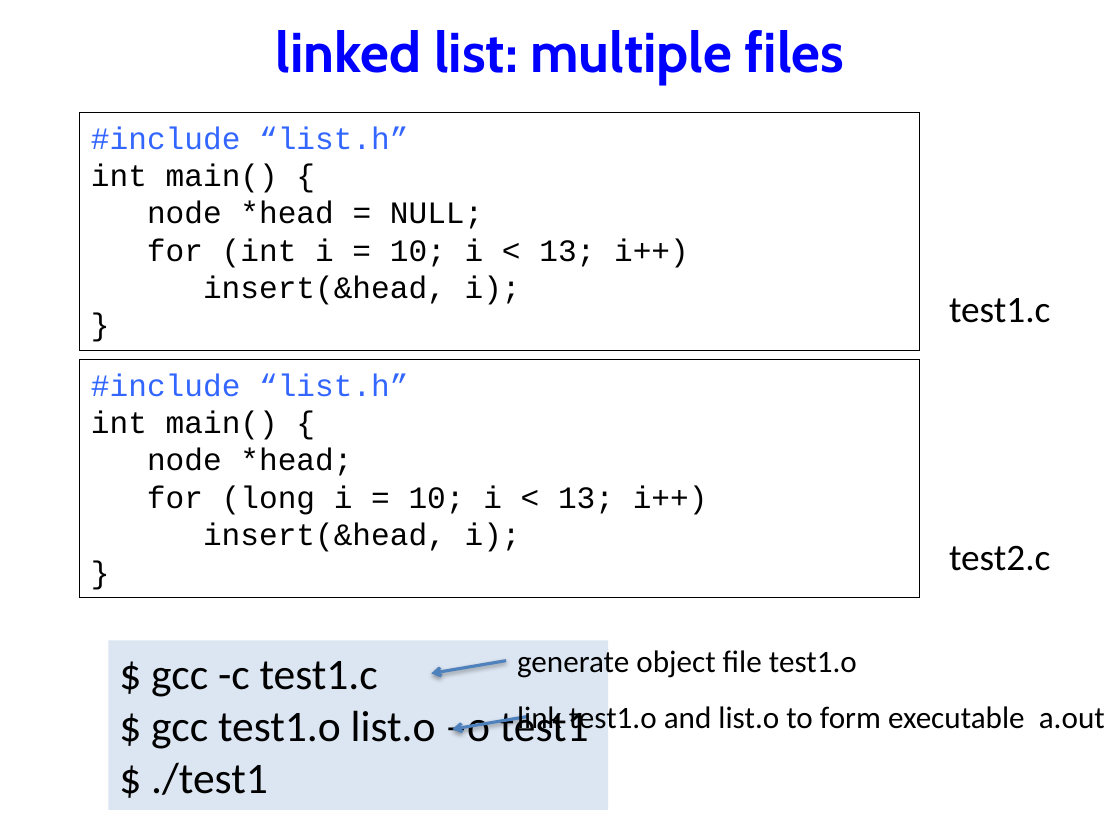
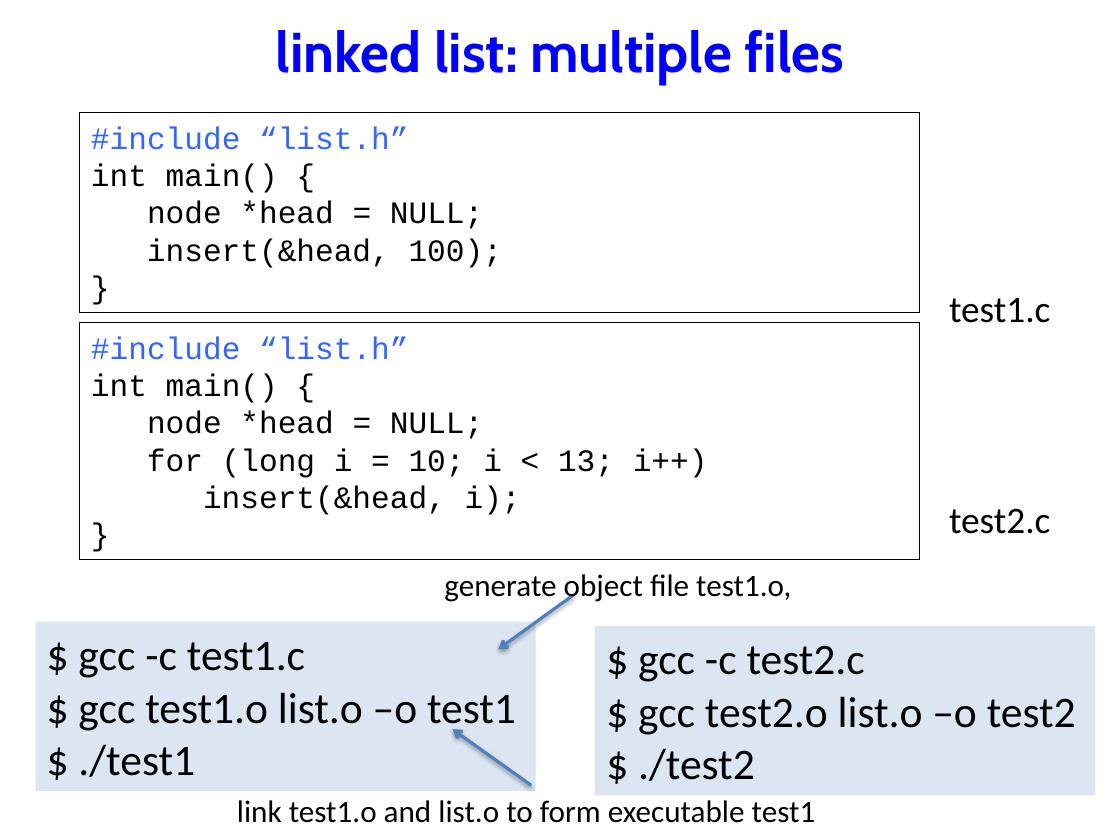
Before and after one commit to NYU-CSO/nyu-cso.github.io, a slide deck: slide 7 of notes/07-largec-io.pptx (slide 5 before the commit). Drawn at 1120x840 pixels with LibreOffice and Linux fonts; fonts in the diff are those of the drawing. Boxes give left, top, right and bottom in pixels: in the first picture for what was removed or moved away, otherwise in the second. Text is boxed around its words. In the diff, an @@ line names an element or a change of style, - is before the commit and + after.

```diff
--- a/notes/07-largec-io.pptx
+++ b/notes/07-largec-io.pptx
@@ rectangle "#include “list.h”": place and size @@
-rectangle "#include “list.h”" at bbox=[80, 113, 920, 351]
+rectangle "#include “list.h”" at bbox=[80, 113, 920, 312]
@@ text in rectangle at bbox=[147, 238, 502, 268]: text changed @@
-  for (int i = 10; i < 13; i++)
-  insert(&head, i);
+  insert(&head, 100);
@@ rectangle "#include “list.h”": place and size @@
-rectangle "#include “list.h”" at bbox=[80, 360, 920, 597]
+rectangle "#include “list.h”" at bbox=[80, 323, 920, 560]
@@ text in rectangle at bbox=[147, 411, 483, 439]: text changed @@
-node *head;
+node *head = NULL;
@@ text "test2.c": place and size @@
-text "test2.c" at bbox=[949, 545, 1050, 571]
+text "test2.c" at bbox=[949, 508, 1050, 534]
@@ text at bbox=[444, 574, 791, 604]: text changed @@
-generate object file test1.o
+generate object file test1.o,
@@ arrow moved from (506, 661) - (431, 673) to (573, 596) - (498, 650) @@
@@ rectangle "$ gcc -c test1.c": place and size @@
-rectangle "$ gcc -c test1.c" at bbox=[109, 641, 608, 810]
+rectangle "$ gcc -c test1.c" at bbox=[36, 622, 535, 791]
@@ rectangle added at bbox=[595, 626, 1094, 795], fill #DCE6F2, 28 pt, text #000000 @@
+$ gcc -c test2.c
+$ gcc test2.o list.o –o test2
+$ ./test2
@@ arrow moved from (528, 717) - (452, 729) to (531, 785) - (452, 729) @@
@@ text at bbox=[237, 800, 816, 823]: text changed @@
-link test1.o and list.o to form executable a.out
+link test1.o and list.o to form executable test1
```
Also in this commit, not shown: 5 other slides changed, 2 slides added, 2 other files.
